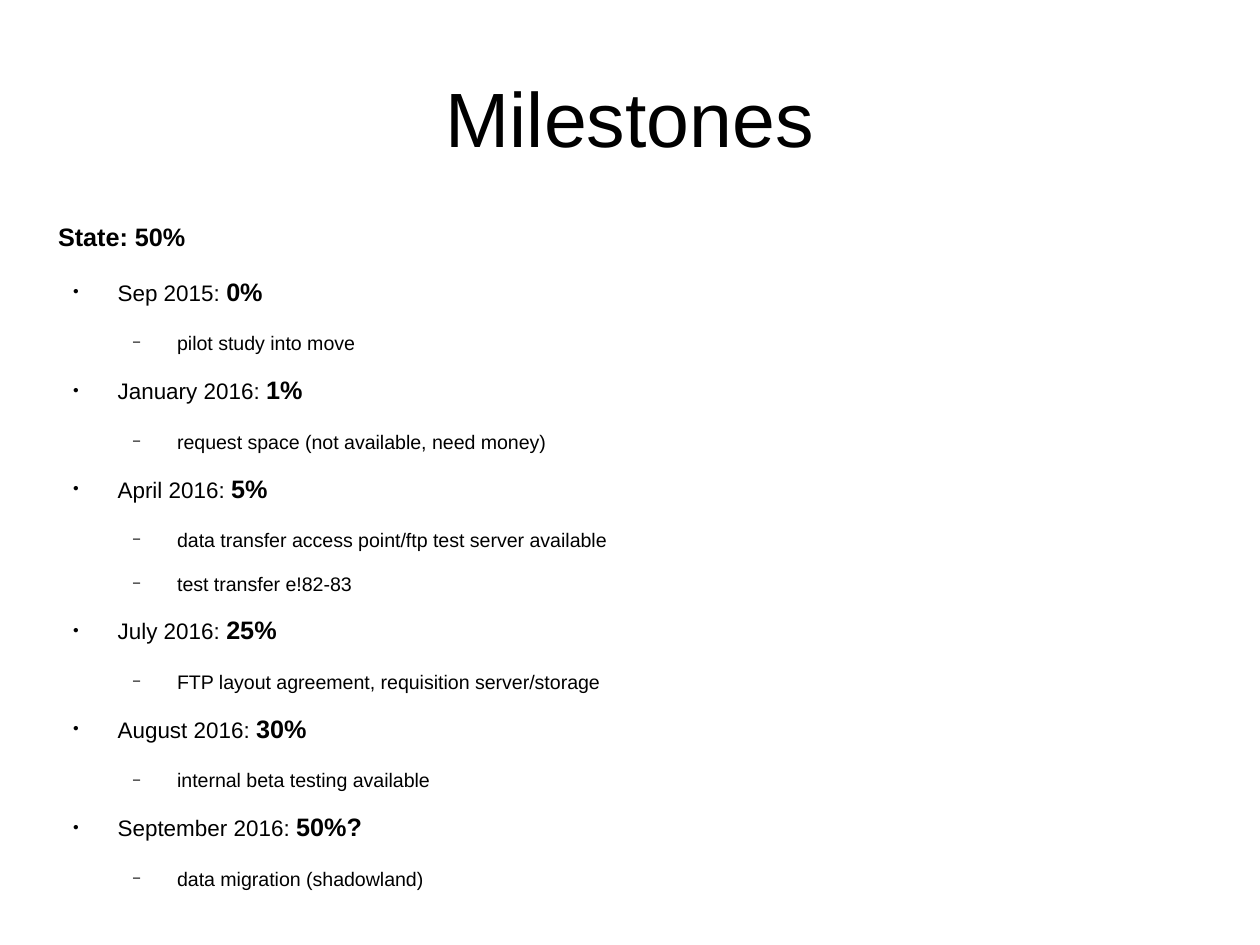
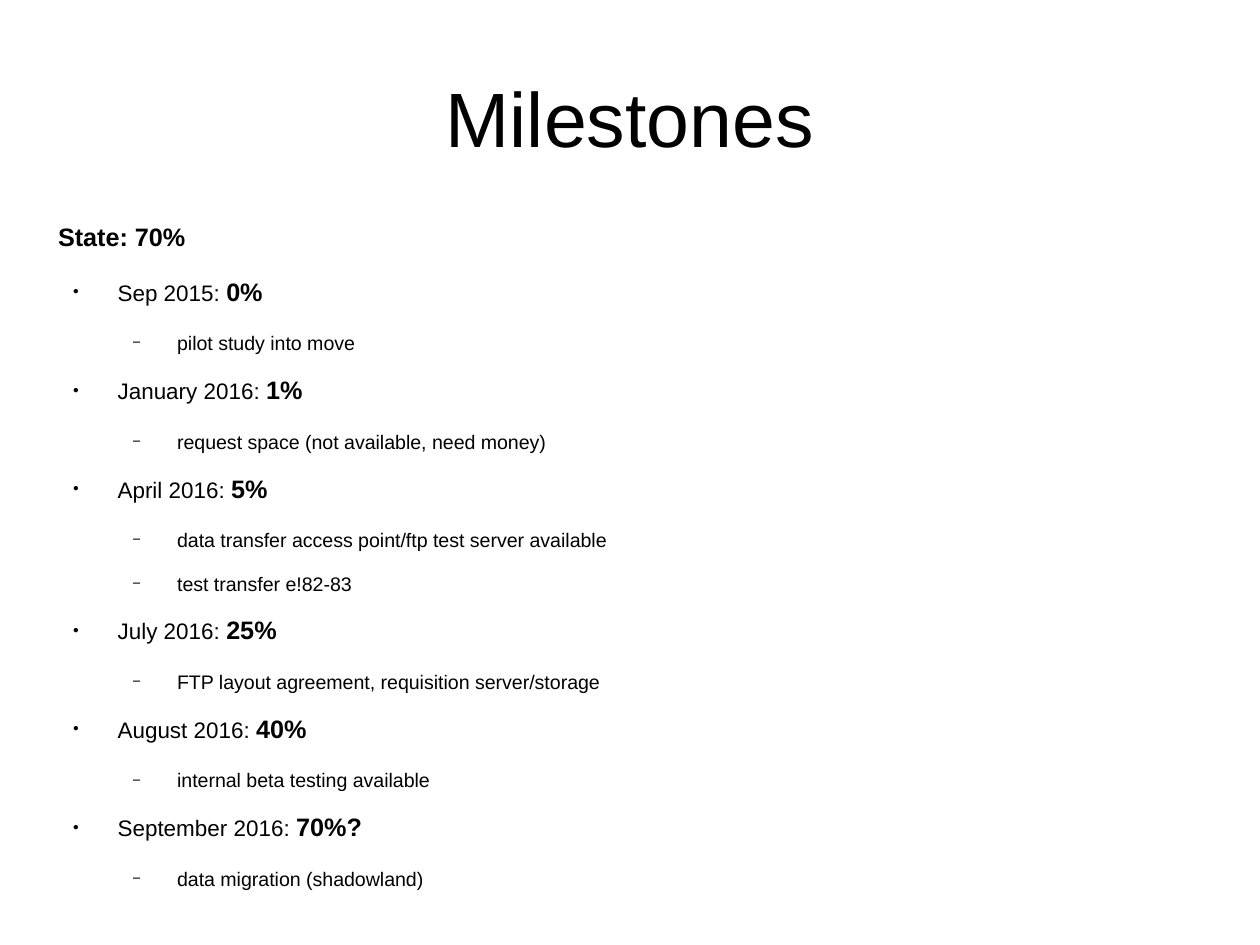
Before and after one commit to avullo/ensembl-migration-pm, a slide deck: slide 22 of data-review-10-16/talk.odp. Drawn at 1260x945 pixels with LibreOffice and Linux fonts; fonts in the diff are those of the drawing; background and template pictures are left out. Boxes give left, top, right and bottom in pixels: in the first picture for what was removed or moved away, otherwise in the second. Text is boxed around its words. In the diff, an @@ line names an element or a change of style, - is before the commit and + after.

Commit message:
More up to date state completion estimates.

```diff
--- a/data-review-10-16/talk.odp
+++ b/data-review-10-16/talk.odp
@@ text at (58, 228, 185, 247): text changed @@
-State: 50%
+State: 70%
@@ text at (118, 720, 306, 743): text changed @@
-● August 2016: 30%
+● August 2016: 40%
@@ text at (118, 818, 362, 841): text changed @@
-● September 2016: 50%?
+● September 2016: 70%?
```
Also in this commit, not shown: 3 other slides changed, 4 other files.
